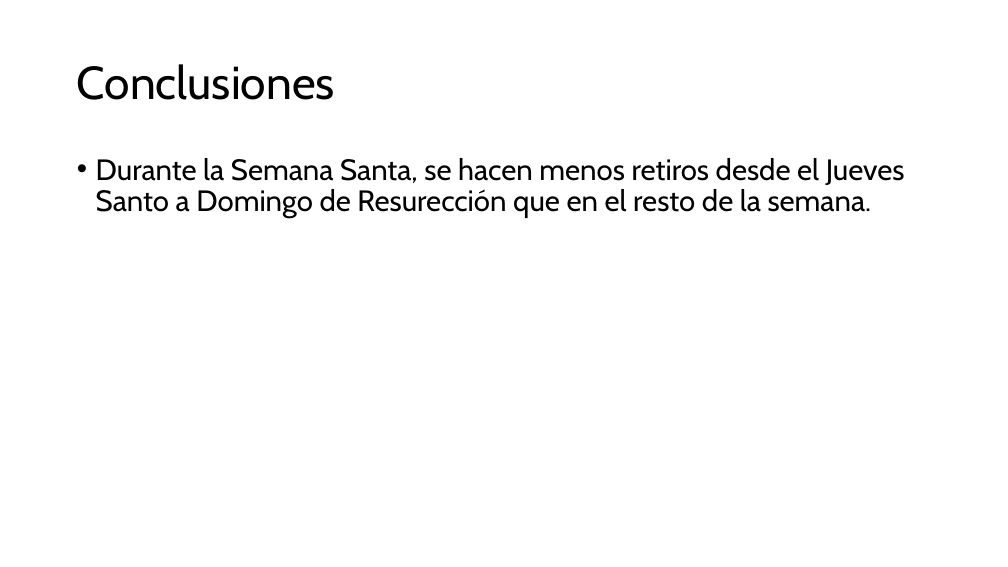
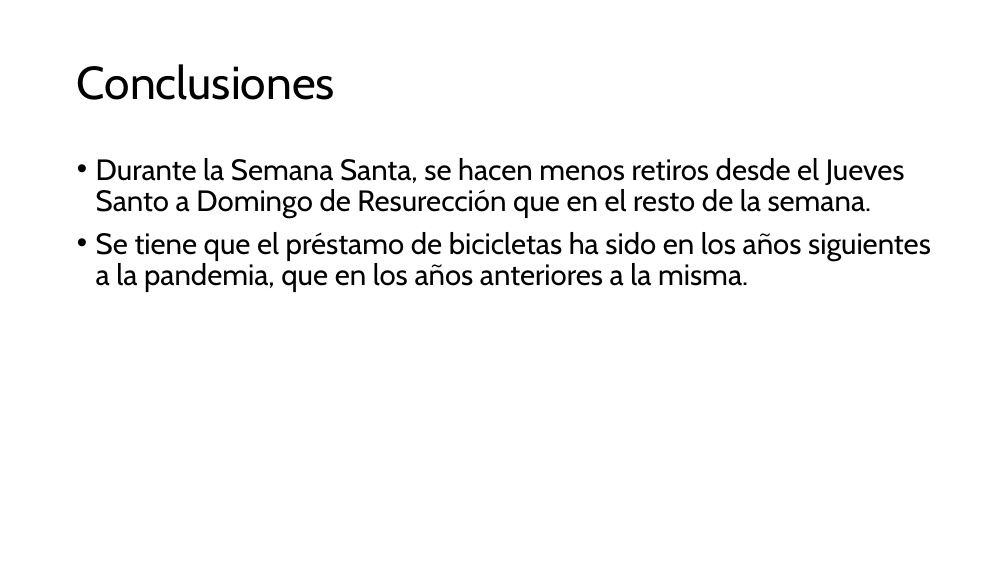
Before and after one commit to Ari-Castellanos/Proyecto-1-Seminario-2, a slide deck: slide 8 of Proyecto1_Seminario2.pptx (slide 7 before the commit). Drawn at 1008x567 pixels with LibreOffice and Linux fonts; fonts in the diff are those of the drawing. Boxes give left, top, right and bottom in pixels: in the first picture for what was removed or moved away, otherwise in the second. Text is boxed around its words. In the diff, an @@ line names an element or a change of style, - is before the commit and + after.

Commit message:
Add files via upload
Se agrega parte antes y despues de la pandemia

```diff
--- a/Proyecto1_Seminario2.pptx
+++ b/Proyecto1_Seminario2.pptx
@@ text at <box>96,232,931,292</box>: paragraph added @@
+• Se tiene que el préstamo de bicicletas ha sido en los años siguientes a la pandemia, que en los años anteriores a la misma.
```
Also in this commit, not shown: 1 other slide changed, 1 slide added.
